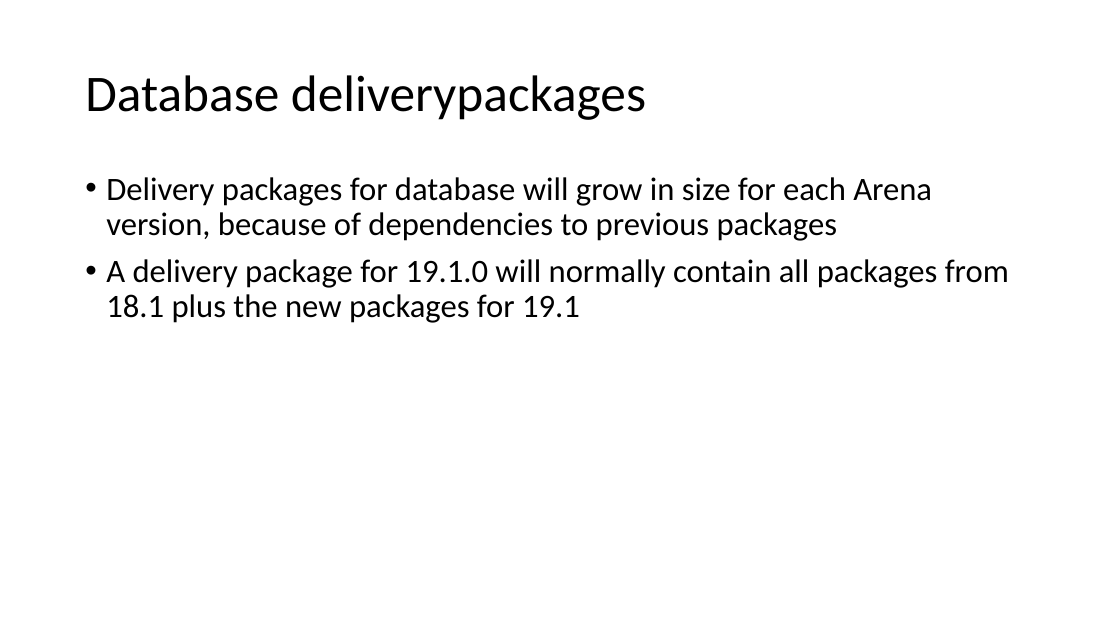
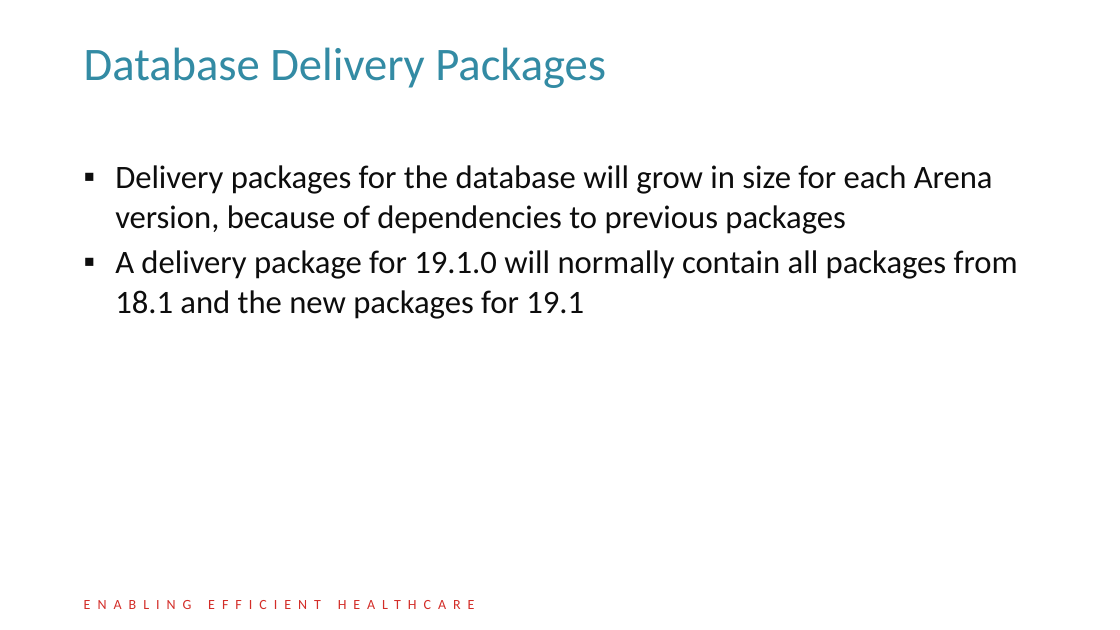
Before and after one commit to DIPSAS/InstallationTech, a slide deck: slide 71 of presentation/InstallationCourse.pptx (slide 67 before the commit). Drawn at 1120x630 pixels with LibreOffice and Linux fonts; fonts in the diff are those of the drawing; background and template pictures are left out. Boxes give left, top, right and bottom in pixels: in the first picture for what was removed or moved away, otherwise in the second. Text is boxed around its words. In the diff, an @@ line names an element or a change of style, - is before the commit and + after.

Commit message:
Added DIPS theme. Corrected some typos. Added slides for DIPS Delivery Process.

```diff
--- a/presentation/InstallationCourse.pptx
+++ b/presentation/InstallationCourse.pptx
@@ title at bbox=[84, 47, 606, 88]: text changed; size 44 to 40 pt; text colour #000000 to #338BA4 @@
-Database deliverypackages
+Database Delivery Packages
@@ text at bbox=[115, 165, 1018, 319]: text changed; text colour #000000 to #0D0D0D @@
-• Delivery packages for database will grow in size for each Arena version, because of dependencies to previous packages
-• A delivery package for 19.1.0 will normally contain all packages from 18.1 plus the new packages for 19.1
+▪ Delivery packages for the database will grow in size for each Arena version, because of dependencies to previous packages
+▪ A delivery package for 19.1.0 will normally contain all packages from 18.1 and the new packages for 19.1
@@ text added at bbox=[84, 596, 485, 613], 12 pt, text #D32D28, small capitals @@
+ENABLING EFFICIENT HEALTHCARE
```
Also in this commit, not shown: 67 other slides changed, 4 slides added.
